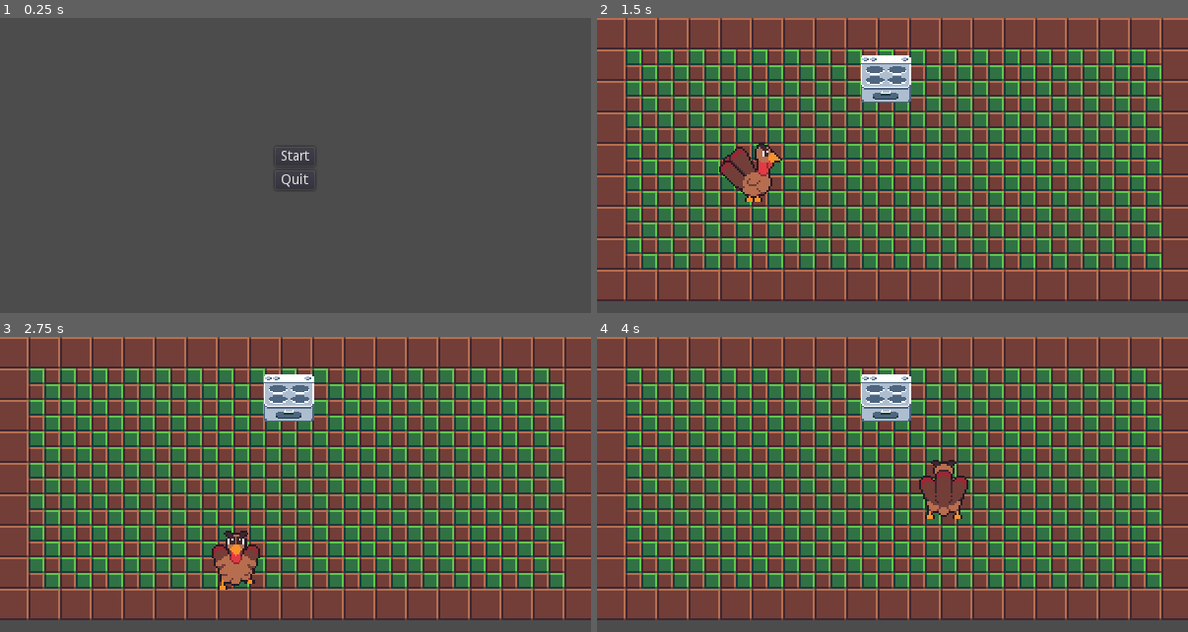
Above: before the commit, frames 1-4 (two rows, left to right).
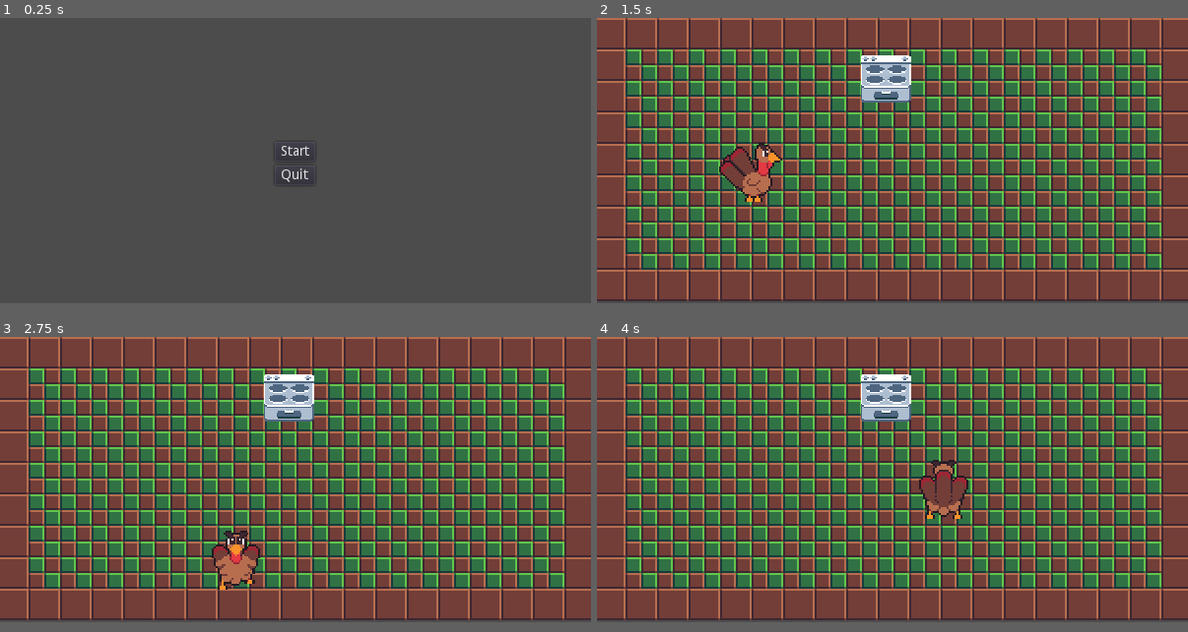
Above: after the commit, the same moments.

Repository: alexfaus08/Animals-Revenge
Game: Godot game, scene res://TitleScreen.tscn
Two runs of this game, one before a commit and one after it. Both use one fixed random seed, a clock stepped at 60 frames per second and the inputs below.
Inputs:
- Up to frame 1 (0.25 s): no input
- Up to frame 2 (1.5 s): click "Start" at 0.5 s; tap Enter at 1.25 s; hold Right (ui_right) from 1.28 s (still down)
- Up to frame 3 (2.75 s): release Right (ui_right) at 2.03 s; hold Down (ui_down) from 2.03 s (still down)
- Up to frame 4 (4 s): release Down (ui_down) at 2.78 s; hold Right (ui_right) 2.78-3.53 s; hold Up (ui_up) from 3.53 s (still down)
In our replay, the window is 600x300 before the commit and 600x290 after it. These sizes can differ from the game's own. Grey fills any space a smaller window leaves; there, only what the larger window draws over its background counts as a difference.

The runs differ from the first frame. In frame 1, 0.2% of the frame differs, in the area x 46-54%, y 43-58%; in frame 2, 0.2%; in frame 3, 0.2%; in frame 4, 0.2%.

Commit message:
Updated Window Size
Also made it so the window is not able to be resized

Diff:
--- a/World.tscn
+++ b/World.tscn
@@ -48,7 +48,7 @@
 [sub_resource type="RectangleShape2D" id=1]
 
 custom_solver_bias = 0.0
-extents = Vector2( 12.3954, 13.7981 )
+extents = Vector2( 12.3954, 0.363808 )
 
 [sub_resource type="RectangleShape2D" id=2]
 
@@ -115,12 +115,15 @@
 format = 1
 tile_data = PoolIntArray( 0, 7, 0, 1, 7, 0, 2, 7, 0, 3, 7, 0, 4, 7, 0, 5, 7, 0, 6, 7, 0, 7, 7, 0, 8, 7, 0, 9, 7, 0, 10, …(2196 unchanged characters)…
 _sections_unfolded = [ "Transform" ]
+__meta__ = {
+"_edit_lock_": true
+}
 
 [node name="Stove" type="RigidBody2D" parent="." index="1"]
 
 position = Vector2( 266, 6 )
 scale = Vector2( 0.8125, 0.8125 )
-input_pickable = false
+input_pickable = true
 collision_layer = 1
 collision_mask = 1
 mode = 0
@@ -139,14 +142,15 @@
 angular_velocity = 0.0
 angular_damp = -1.0
 script = ExtResource( 2 )
+_sections_unfolded = [ "Angular", "Applied Forces", "Collision", "Linear", "Pickable", "Transform" ]
 __meta__ = {
 "_edit_group_": true
 }
 
 [node name="CollisionShape2D" type="CollisionShape2D" parent="Stove" index="0"]
 
-position = Vector2( 31, 43.8173 )
-scale = Vector2( 2.2, 1.34803 )
+position = Vector2( 31, 52.9231 )
+scale = Vector2( 2.2, 4.75652 )
 shape = SubResource( 1 )
 _sections_unfolded = [ "Transform" ]
 
--- a/project.godot
+++ b/project.godot
@@ -17,7 +17,8 @@
 [display]
 
 window/size/width=600
-window/size/height=300
+window/size/height=290
+window/size/resizable=false
 
 [importer_defaults]
 
